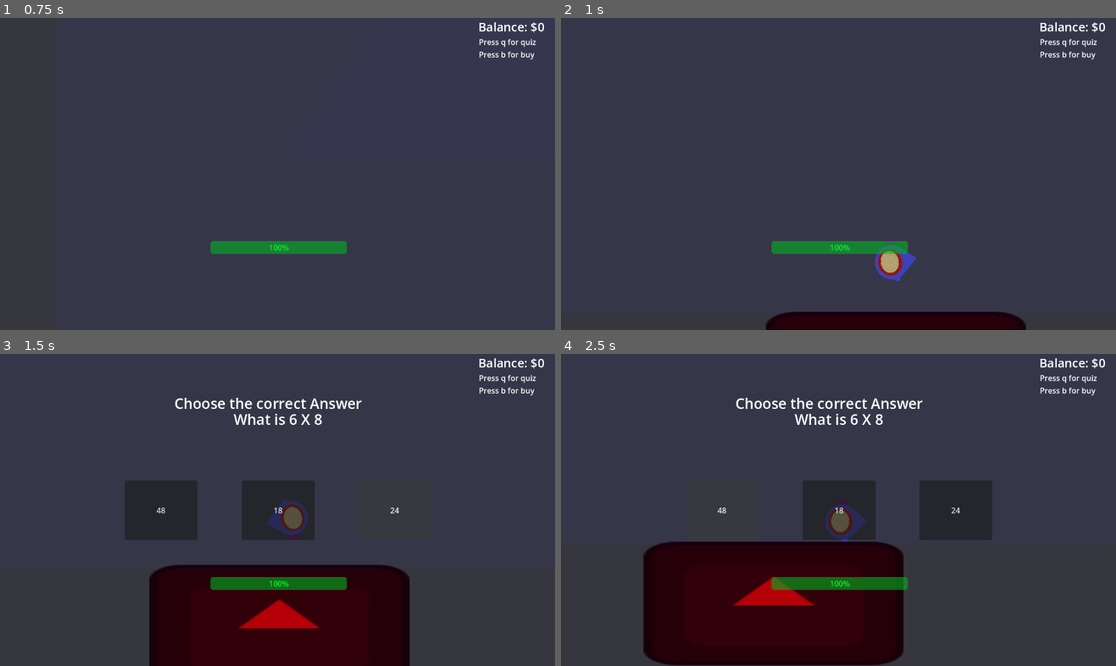
Above: before the commit, frames 1-4 (two rows, left to right).
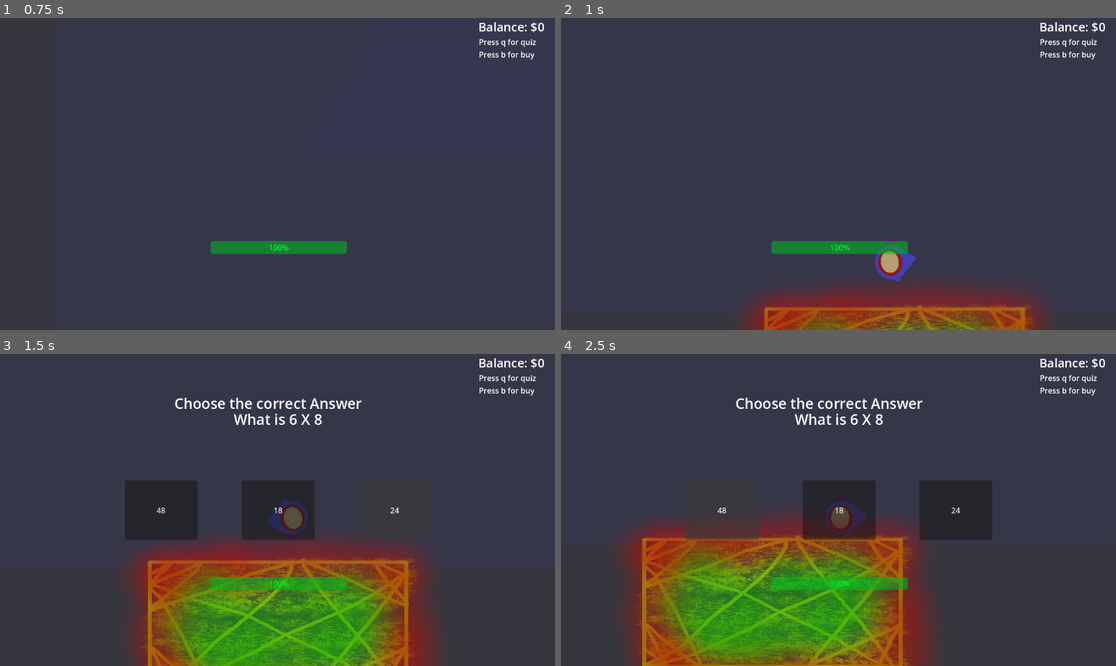
Above: after the commit, the same moments.

Repository: Browntp/DefendPrincess
Game: Godot game, scene res://UIs/main_menu.tscn
Same seed, same stepped clock (60 frames per second), same inputs: the game is played once before the commit and once after it. The engine's default icon, where the game draws it, is replaced by a stand-in: a white triangle on a blue panel in a dark square.
Inputs (mouse positions are in pixels of both pictures, inside the frame that each line leads up to):
- Up to frame 1 (0.75 s): click "START" at 0.5 s
- Up to frame 2 (1 s): no input
- Up to frame 3 (1.5 s): tap Q (Quiz) at 1.25, 1.35 s; move the mouse to (399, 494) at 1.27 s; hold D (right) from 1.28 s (still down)
- Up to frame 4 (2.5 s): tap Q (Quiz) at 2 s; move the mouse to (727, 525) at 2.02 s; release D (right) at 2.03 s; hold S (down) from 2.03 s (still down); tap B (buy) at 2.1 s

Frame 1 is identical in both runs. In frame 2, 6.9% of the frame differs, in the area x 33-88%, y 85-100%; in frame 3, 21%; in frame 4, 24%, in the area x 11-67%, y 47-100%.

Commit message:
New images and updated enemies rotation

Diff:
--- a/Bullets/bullet_base.tscn
+++ b/Bullets/bullet_base.tscn
@@ -1,14 +1,14 @@
 [gd_scene load_steps=5 format=3 uid="uid://f68eqkaw16cd"]
 
 [ext_resource type="Script" path="res://Bullets/bullet_base.gd" id="1_61msk"]
-[ext_resource type="Texture2D" uid="uid://bcjlspuc1qk3x" path="res://icon.svg" id="1_g0dwt"]
+[ext_resource type="Texture2D" uid="uid://bmhl4um06slj8" path="res://Assets/Player/player_bullet.png" id="2_u2drd"]
 
 [sub_resource type="PhysicsMaterial" id="PhysicsMaterial_kf6v5"]
-friction = 0.35
-bounce = 0.36
+friction = 0.0
+bounce = 0.5
 
-[sub_resource type="RectangleShape2D" id="RectangleShape2D_3f47d"]
-size = Vector2(128, 126)
+[sub_resource type="CircleShape2D" id="CircleShape2D_pix26"]
+radius = 44.4444
 
 [node name="BulletBase" type="RigidBody2D"]
 collision_layer = 4
@@ -21,13 +21,16 @@
 script = ExtResource("1_61msk")
 
 [node name="CollisionShape2D" type="CollisionShape2D" parent="."]
-scale = Vector2(0.1, 0.1)
-shape = SubResource("RectangleShape2D_3f47d")
+scale = Vector2(0.09, 0.09)
+shape = SubResource("CircleShape2D_pix26")
 
 [node name="Sprite2D" type="Sprite2D" parent="."]
-modulate = Color(0.705882, 0, 0, 1)
-scale = Vector2(0.1, 0.1)
-texture = ExtResource("1_g0dwt")
+modulate = Color(0, 2.34, 3.13, 1)
+position = Vector2(0, -1)
+scale = Vector2(0.0462856, 0.0463527)
+texture = ExtResource("2_u2drd")
+region_enabled = true
+region_rect = Rect2(1270.34, 948.095, 281.015, 303.8)
 
 [node name="Timer" type="Timer" parent="."]
 wait_time = 2.502
--- a/Enemies/Enemy2.gd
+++ b/Enemies/Enemy2.gd
@@ -14,7 +14,7 @@
 
 func _on_sensory_area_2d_body_entered(body):
 	direction = (body.position - position).normalized()
-
+	look_at(body.global_position)
 
 func _on_sensory_area_2d_body_exited(body):
 	go_to_vault.emit(id)
--- a/Enemies/enemy_1.gd
+++ b/Enemies/enemy_1.gd
@@ -3,7 +3,7 @@
 
 func _on_sensory_area_2d_body_entered(body):
 	direction = (body.position - position).normalized()
-
+	look_at(body.global_position)
 
 func _on_sensory_area_2d_body_exited(body):
 	go_to_vault.emit(id)
--- a/Enemies/enemy_1.tscn
+++ b/Enemies/enemy_1.tscn
@@ -1,10 +1,7 @@
-[gd_scene load_steps=5 format=3 uid="uid://dlgs58i2kak57"]
+[gd_scene load_steps=4 format=3 uid="uid://dlgs58i2kak57"]
 
-[ext_resource type="Texture2D" uid="uid://bcjlspuc1qk3x" path="res://icon.svg" id="1_gds82"]
 [ext_resource type="Script" path="res://Enemies/enemy_1.gd" id="1_rdmc6"]
-
-[sub_resource type="RectangleShape2D" id="RectangleShape2D_niqrj"]
-size = Vector2(38, 38)
+[ext_resource type="Texture2D" uid="uid://bm7yirlc6521b" path="res://Assets/Enemies/Enemy1.png" id="2_5up5i"]
 
 [sub_resource type="CircleShape2D" id="CircleShape2D_12vwu"]
 radius = 75.1066
@@ -16,18 +13,20 @@
 slide_on_ceiling = false
 script = ExtResource("1_rdmc6")
 
-[node name="CollisionShape2D" type="CollisionShape2D" parent="."]
-shape = SubResource("RectangleShape2D_niqrj")
-
 [node name="Sprite2D" type="Sprite2D" parent="."]
-modulate = Color(0, 100, 0, 1)
-scale = Vector2(0.3, 0.3)
-texture = ExtResource("1_gds82")
+position = Vector2(20, -5)
+rotation = -1.5708
+scale = Vector2(0.06, 0.06)
+texture = ExtResource("2_5up5i")
 
 [node name="sensoryArea2d" type="Area2D" parent="."]
 
 [node name="CollisionShape2D" type="CollisionShape2D" parent="sensoryArea2d"]
 shape = SubResource("CircleShape2D_12vwu")
 
+[node name="CollisionPolygon2D" type="CollisionPolygon2D" parent="."]
+rotation = -1.5708
+polygon = PackedVector2Array(-7, -16, -15, -10, -18, -4, -19, 0, -23, 9, -22, 20, -15, 28, -11, 25, -12, 20, -15, 20, -16, 23, -18, 20, -18, 17, -16, 14, -16, 10, -13, 14, -9, 17, -5, 19, 1, 20, 6, 20, 11, 19, 14, 17, 17, 15, 19, 12, 21, 16, 22, 19, 20, 22, 18, 19, 15, 19, 14, 23, 19, 27, 26, 19, 26, 8, 23, 0, 22, -5, 19, -10, 15, -14, 11, -16, 6, -17, 1, -18, -4, -17)
+
 [connection signal="body_entered" from="sensoryArea2d" to="." method="_on_sensory_area_2d_body_entered"]
 [connection signal="body_exited" from="sensoryArea2d" to="." method="_on_sensory_area_2d_body_exited"]
--- a/Enemies/enemy_2.tscn
+++ b/Enemies/enemy_2.tscn
@@ -1,10 +1,7 @@
-[gd_scene load_steps=5 format=3 uid="uid://cgayggtttejat"]
+[gd_scene load_steps=4 format=3 uid="uid://cgayggtttejat"]
 
 [ext_resource type="Script" path="res://Enemies/Enemy2.gd" id="1_so5es"]
-[ext_resource type="Texture2D" uid="uid://bcjlspuc1qk3x" path="res://icon.svg" id="2_ytl7k"]
-
-[sub_resource type="RectangleShape2D" id="RectangleShape2D_niqrj"]
-size = Vector2(38, 38)
+[ext_resource type="Texture2D" uid="uid://ctkxnjt7bqg2a" path="res://Assets/Enemies/Enemy2.png" id="2_mqgh6"]
 
 [sub_resource type="CircleShape2D" id="CircleShape2D_12vwu"]
 radius = 75.1066
@@ -15,18 +12,23 @@
 motion_mode = 1
 script = ExtResource("1_so5es")
 
-[node name="CollisionShape2D" type="CollisionShape2D" parent="."]
-shape = SubResource("RectangleShape2D_niqrj")
-
 [node name="Sprite2D" type="Sprite2D" parent="."]
-modulate = Color(0, 0, 100, 1)
-scale = Vector2(0.3, 0.3)
-texture = ExtResource("2_ytl7k")
+position = Vector2(19, -10)
+rotation = -1.5708
+scale = Vector2(0.06, 0.06)
+texture = ExtResource("2_mqgh6")
 
 [node name="sensoryArea2d" type="Area2D" parent="."]
+metadata/_edit_lock_ = true
 
 [node name="CollisionShape2D" type="CollisionShape2D" parent="sensoryArea2d"]
 shape = SubResource("CircleShape2D_12vwu")
+metadata/_edit_lock_ = true
+
+[node name="CollisionPolygon2D" type="CollisionPolygon2D" parent="."]
+rotation = -1.5708
+polygon = PackedVector2Array(-21, -13, -28, -8, -32, -2, -32, 8, -31, 13, -26, 14, -23, 11, -23, 8, -26, 6, -28, 9, -29, 7, -28, 1, -24, 0, -22, -2, -21, 4, -17, 11, -10, 17, -4, 19, 1, 20, 6, 20, 10, 19, 14, 18, 18, 15, 21, 12, 24, 8, 26, 5, 27, 0, 31, 1, 33, 7, 32, 8, 30, 6, 27, 8, 27, 12, 31, 14, 36, 12, 36, 6, 35, -3, 30, -8, 27, -10, 26, -13, 25, -16, 23, -18, 22, -20, 19, -23, 15, -26, 10, -28, 4, -29, -3, -28, -9, -26, -12, -24, -16, -21, -18, -18, -20, -15)
+metadata/_edit_lock_ = true
 
 [connection signal="body_entered" from="sensoryArea2d" to="." method="_on_sensory_area_2d_body_entered"]
 [connection signal="body_exited" from="sensoryArea2d" to="." method="_on_sensory_area_2d_body_exited"]
--- a/Objects/vault.tscn
+++ b/Objects/vault.tscn
@@ -1,7 +1,7 @@
 [gd_scene load_steps=4 format=3 uid="uid://b46k4iubuk1le"]
 
-[ext_resource type="Texture2D" uid="uid://bcjlspuc1qk3x" path="res://icon.svg" id="1_8cdpv"]
 [ext_resource type="Script" path="res://Objects/vault.gd" id="1_21n6s"]
+[ext_resource type="Texture2D" uid="uid://cv2t6yjll8n7f" path="res://Assets/Objects/Vault.png" id="2_jdyno"]
 
 [sub_resource type="RectangleShape2D" id="RectangleShape2D_w4rfw"]
 size = Vector2(287, 149)
@@ -12,9 +12,9 @@
 script = ExtResource("1_21n6s")
 
 [node name="Sprite2D" type="Sprite2D" parent="."]
-modulate = Color(1, 0, 0, 1)
-scale = Vector2(2.10938, 1)
-texture = ExtResource("1_8cdpv")
+position = Vector2(2.25, 65.25)
+scale = Vector2(0.175167, 0.137833)
+texture = ExtResource("2_jdyno")
 
 [node name="Area2D" type="Area2D" parent="."]
 collision_layer = 16
@@ -25,6 +25,6 @@
 shape = SubResource("RectangleShape2D_w4rfw")
 
 [node name="CollisionPolygon2D" type="CollisionPolygon2D" parent="."]
-polygon = PackedVector2Array(-129, -58, -135, -52, -135, 52, -128, 57, -118, 62, -110, 64, 112, 64, 128, 59, 134, 52, 135, -50, 125, -59, 114, -64, -113, -64)
+polygon = PackedVector2Array(-135, -66, -135, -52, -135, 52, -134, 67, -119, 66, -110, 67, 111, 66, 134, 65, 134, 52, 135, -50, 133, -67, 114, -68, -112, -67)
 
 [connection signal="body_entered" from="Area2D" to="." method="_on_area_2d_body_entered"]
--- a/UIs/main_ui.tscn
+++ b/UIs/main_ui.tscn
@@ -70,8 +70,8 @@
 offset_bottom = -87.0
 grow_horizontal = 2
 grow_vertical = 2
-value = 100.0
-rounded = true
+max_value = 1.0
+value = 1.0
 
 [node name="RoundTimer" type="Timer" parent="."]
 wait_time = 20.0
--- a/home.gd
+++ b/home.gd
@@ -19,6 +19,7 @@
 func enemy_vault_recalibration(id):
 	var instance = instance_from_id(id)
 	instance.direction = ($Ground/Vault.position - instance.position).normalized()
+	instance.look_at($Ground/Vault.position)
 
 func _on_player_base_shoot_base_bullet(dir, pos):
 	if $UIs/TestingUI.visible == false and $UIs/PurchasingUI.visible == false:
@@ -33,6 +34,8 @@
 
 func enemy_damage_taken(enemy_body, damage):
 	enemy_body.health -= damage
+	var transparency = enemy_body.health * 0.8
+	enemy_body.get_child(0).modulate.a = transparency
 	if enemy_body.health <= 0:
 		enemy_body.queue_free()
 
@@ -105,6 +108,7 @@
 	var dir = ($Ground/Vault.position - enemy_two.position).normalized()
 	enemy_two.direction = dir
 	enemy_two.id = enemy_two.get_instance_id()
+	enemy_two.look_at($Ground/Vault.position)
 	enemy_two.connect("go_to_vault", self.enemy_vault_recalibration)
 	$Enemies.add_child(enemy_two)
 
@@ -115,7 +119,7 @@
 
 func update_player_health():
 	var health_bar = $UIs/MainUI/Control/HealthBar
-	var bar_value = player_health/Global.player_max_health * 100
+	var bar_value = player_health/Global.player_max_health
 	health_bar.value = bar_value
 
 func _on_vault_vault_entered(body_damage):
Binary file added: Assets/Enemies/Enemy1.png
Not shown, added: Assets/Enemies/Enemy1.png.import
Binary file added: Assets/Enemies/Enemy2.png
Not shown, added: Assets/Enemies/Enemy2.png.import
Binary file added: Assets/Objects/Vault.png
Not shown, added: Assets/Objects/Vault.png.import
Binary file added: Assets/Player/player_bullet.png
Not shown, added: Assets/Player/player_bullet.png.import
